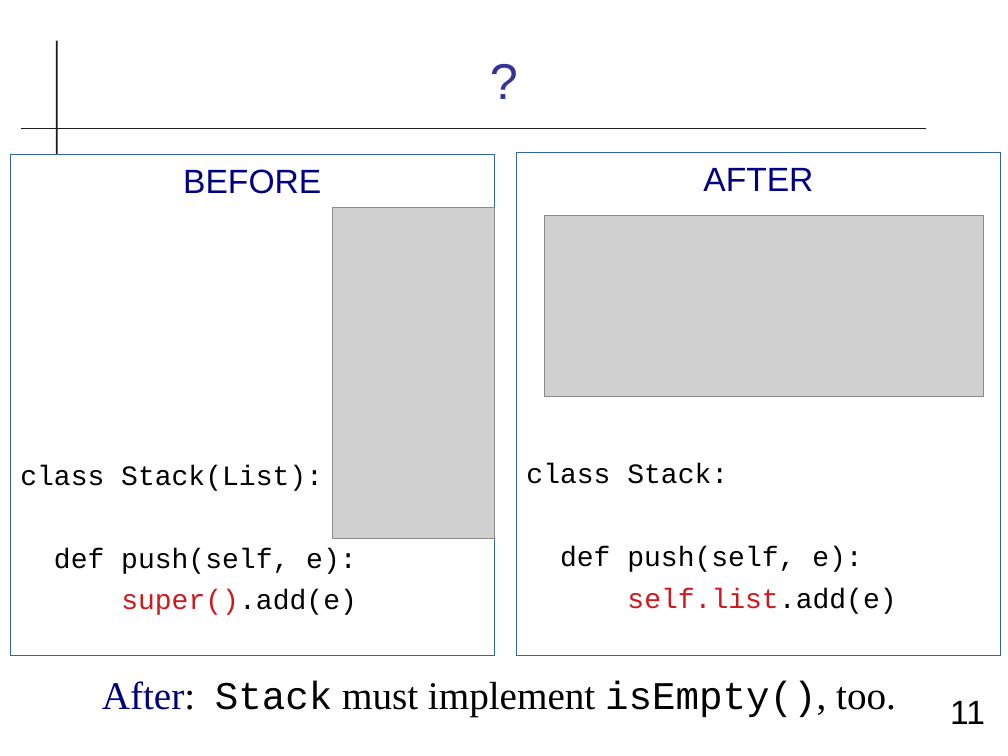
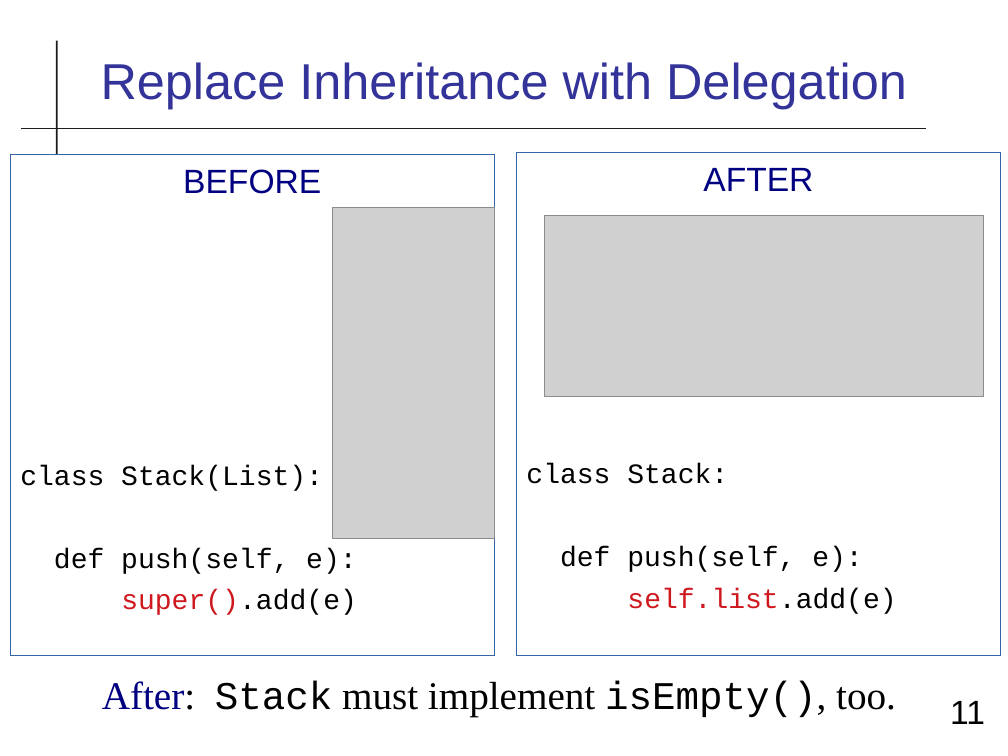
Before and after one commit to cpske/ISP, a slide deck: slide 11 of refactoring/Refactoring-Review.odp. Drawn at 1008x756 pixels with LibreOffice and Linux fonts; fonts in the diff are those of the drawing; grey boxes stand for pictures. Boxes give left, top, right and bottom in pixels: in the first picture for what was removed or moved away, otherwise in the second. Text is boxed around its words. In the diff, an @@ line names an element or a change of style, - is before the commit and + after.

```diff
--- a/refactoring/Refactoring-Review.odp
+++ b/refactoring/Refactoring-Review.odp
@@ title removed at [33,25,974,134] @@
-?
@@ title added at [101,62,907,109], 36 pt, text #333399 @@
+Replace Inheritance with Delegation
```
Also in this commit, not shown: 2 other slides changed, 6 other files.
